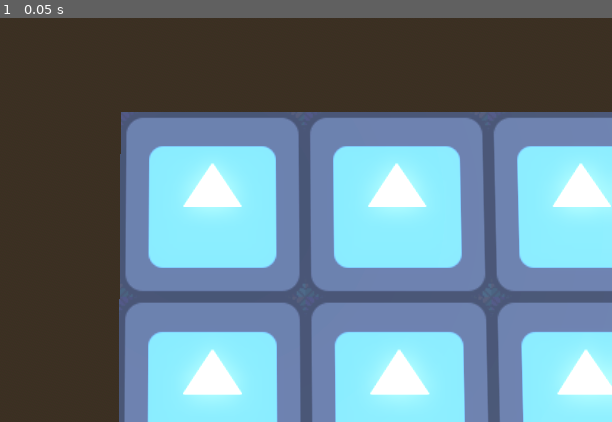
Above: before the commit, frame 1.
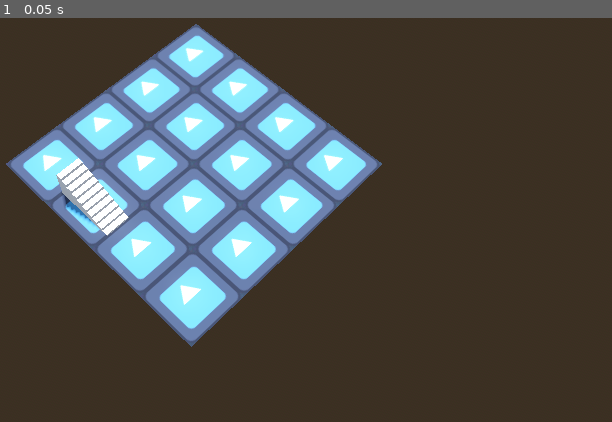
Above: after the commit, the same moment.

Repository: mark00vka/DeceptionWizards
Game: Godot game, scene res://main.tscn
Two runs of this game, one before a commit and one after it. Both use one fixed random seed, a clock stepped at 60 frames per second and the inputs below. The engine's default icon, where the game draws it, is replaced by a stand-in: a white triangle on a blue panel in a dark square.
Inputs:
- Up to frame 1 (0.05 s): no input

The runs differ from the first frame. In frame 1, 65% of the frame differs, in the area x 0-100%, y 1-100%.

Commit message:
add tile placement

Diff:
--- a/main.gd
+++ b/main.gd
@@ -1,13 +1,30 @@
+@tool
+
 extends Node3D
 
-const TILE = preload("res://tile.tscn")
+const TILE = preload("res://tiles/base_tile/tile.tscn")
+const STAIRS = preload("res://tiles/stairs/stairs.tscn")
 
-@export var map_size : Vector2
+@export var map_size : Vector3i = Vector3i(4, 4, 4)
 @export var tile_size : float = 5.0
+@export var tile_height : float = 2.5
+
+func tilemap_to_global(pos: Vector2i, level : int = 0):
+	return Vector3(pos.x, 0, pos.y) * tile_size + Vector3.UP * level * tile_height
 
 func _ready() -> void:
+	generate_grid()
+	place_item(STAIRS, Vector2i(0, 1),  0, 1)
+
+func generate_grid():
 	for i in range(map_size.x):
-		for j in range(map_size.x):
+		for j in range(map_size.y):
 			var tile =  TILE.instantiate()
-			tile.global_position = Vector3(i, 0, j) * tile_size
 			add_child(tile)
+			tile.global_position = tilemap_to_global(Vector2i(i, j))
+
+func place_item(item : PackedScene, pos : Vector2i, level : int, rot: int = 0):
+	var inst = item.instantiate()
+	add_child(inst)
+	inst.global_position = tilemap_to_global(pos, level)
+	inst.global_rotation.y = rot * PI / 2
--- a/main.tscn
+++ b/main.tscn
@@ -17,7 +17,6 @@
 
 [node name="Main" type="Node3D"]
 script = ExtResource("1_b5th3")
-map_size = Vector2(4, 4)
 
 [node name="WorldEnvironment" type="WorldEnvironment" parent="."]
 environment = SubResource("Environment_3p8xg")
@@ -27,4 +26,5 @@
 shadow_enabled = true
 
 [node name="Camera3D" type="Camera3D" parent="."]
-transform = Transform3D(1, 0, 0, 0, 0.0218324, 0.999762, 0, -0.999762, 0.0218324, 0, 7.92276, 0)
+transform = Transform3D(0.707107, 0.612372, -0.353553, 0, 0.5, 0.866025, 0.707107, -0.612372, 0.353553, -11.9414, 45, 28.905)
+fov = 35.0
--- a/stairs.tres
+++ b/tiles/stairs/stairs.tres
@@ -1,10 +1,10 @@
 [gd_resource type="StandardMaterial3D" load_steps=2 format=3 uid="uid://bf2lpi2j2hrmc"]
 
-[ext_resource type="Texture2D" uid="uid://u7d01rn843iv" path="res://stairs.png" id="1_7hep5"]
+[ext_resource type="Texture2D" uid="uid://u7d01rn843iv" path="res://tiles/stairs/stairs.png" id="1_hlajl"]
 
 [resource]
 resource_name = "stairs"
 vertex_color_use_as_albedo = true
-albedo_texture = ExtResource("1_7hep5")
+albedo_texture = ExtResource("1_hlajl")
 metallic_specular = 0.0
 roughness = 0.0
--- /dev/null
+++ b/tiles/stairs/stairs.tscn
@@ -0,0 +1,19 @@
+[gd_scene load_steps=3 format=3 uid="uid://cm8gyi4lp50xt"]
+
+[ext_resource type="PackedScene" uid="uid://cfasp8gth34eb" path="res://tiles/stairs/stairs.fbx" id="1_4spbn"]
+
+[sub_resource type="ConvexPolygonShape3D" id="ConvexPolygonShape3D_bopxh"]
+points = PackedVector3Array(2, 0, 0, 0, 0, 0, 2, 2.5, 5, 0, 2.5, 5, 0, 0, 5, 2, 0, 5)
+
+[node name="Stairs" type="Node3D"]
+
+[node name="stairs" parent="." instance=ExtResource("1_4spbn")]
+transform = Transform3D(0.096, 0, 0, 0, 0.096, 0, 0, 0, 0.096, 0, 0.313263, 0)
+
+[node name="StaticBody3D" type="StaticBody3D" parent="."]
+
+[node name="CollisionShape3D" type="CollisionShape3D" parent="StaticBody3D"]
+transform = Transform3D(-4.37114e-08, 0, 1, 0, 1, 0, -1, 0, -4.37114e-08, -2.48924, 0, 0.94449)
+shape = SubResource("ConvexPolygonShape3D_bopxh")
+
+[editable path="stairs"]
Renamed: tile.tscn -> tiles/base_tile/tile.tscn
Renamed: stairs.fbx -> tiles/stairs/stairs.fbx
Not shown, changed: tiles/stairs/stairs.fbx.import
Renamed: stairs.png -> tiles/stairs/stairs.png
Not shown, changed: tiles/stairs/stairs.png.import
Not shown, changed: tiles/stairs/stairstexture.png.import
Not shown, added: tiles/stairs/stairstexture.png
